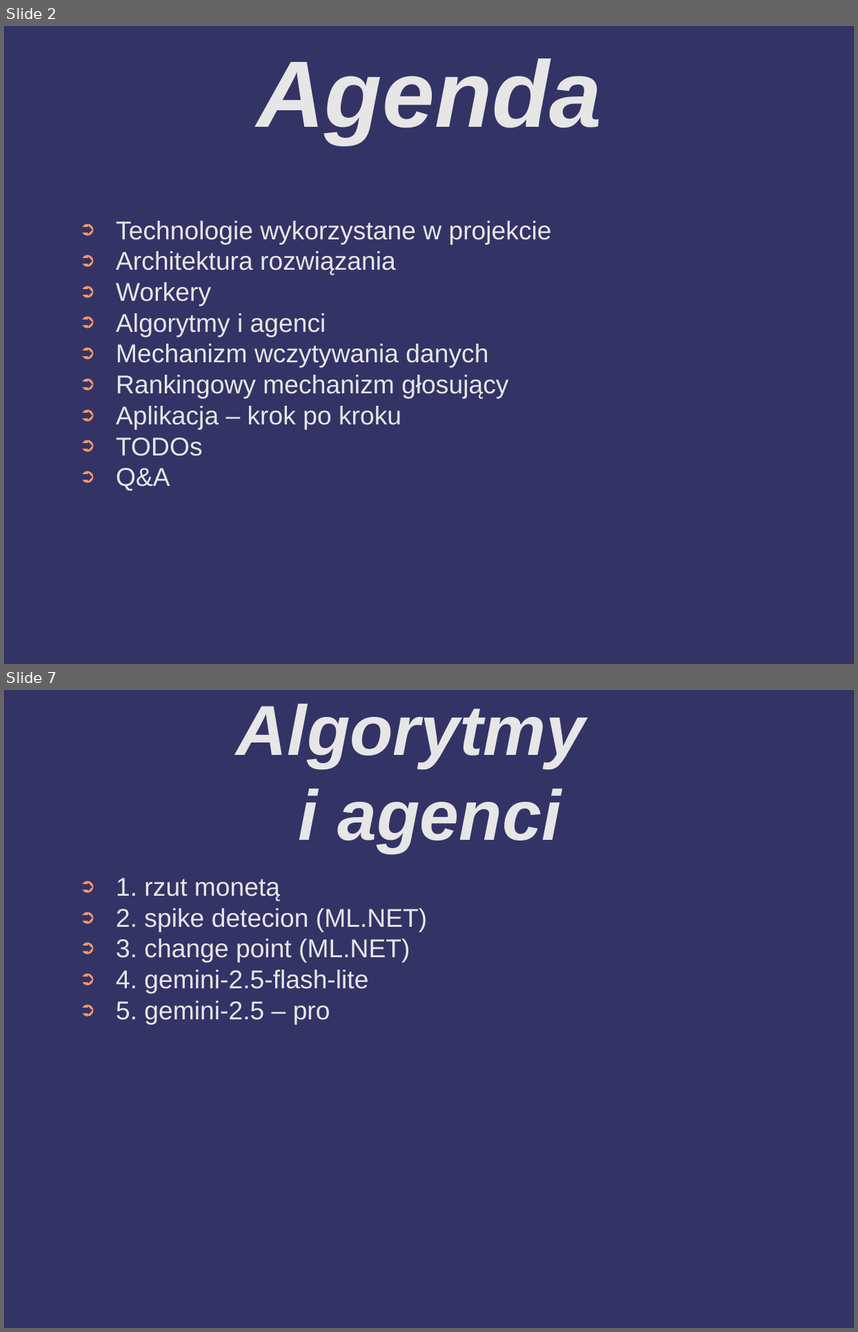
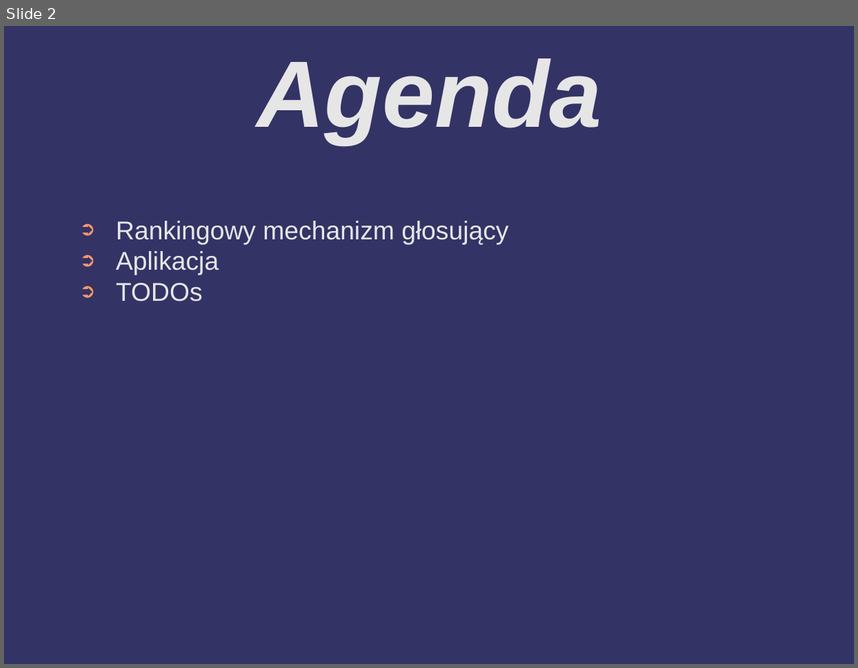
Before and after one commit to barimale/HackNation2025-anomaly-detector, a slide deck: presentation/hackNation2025 - prezentacja - Mateusz Wolnica.odp. Shown one above the other, each under a label of ours: slides 2 and 7 before the commit, slide 2 after it; the slides between them are not shown. The pictures are 858x1332 and 858x668 pixels, drawn with LibreOffice and Linux fonts; fonts in the diff are those of the drawing; background and template pictures are left out. Boxes give left, top, right and bottom in pixels: in the first picture for what was removed or moved away, otherwise in the second. Text is boxed around its words. In the diff, an @@ line names an element or a change of style, - is before the commit and + after.

```diff
--- a/presentation/hackNation2025 - prezentacja - Mateusz Wolnica.odp
+++ b/presentation/hackNation2025 - prezentacja - Mateusz Wolnica.odp
@@ slide 7 removed at (x1=4, y1=690, x2=854, y2=1328), background #333366 @@
@@ title removed at (x1=237, y1=704, x2=586, y2=852) @@
-Algorytmy
-i agenci
@@ text removed at (x1=116, y1=878, x2=427, y2=1025) @@
-➲ 1. rzut monetą
-➲ 2. spike detecion (ML.NET)
-➲ 3. change point (ML.NET)
-➲ 4. gemini-2.5-flash-lite
-➲ 5. gemini-2.5 – pro
@@ slide 2 changed as well @@
@@ text at (x1=116, y1=221, x2=552, y2=368): paragraphs removed @@
-➲ Technologie wykorzystane w projekcie
-➲ Architektura rozwiązania
-➲ Workery
-➲ Algorytmy i agenci
-➲ Mechanizm wczytywania danych
@@ text at (x1=116, y1=251, x2=219, y2=275): text changed @@
-➲ Aplikacja – krok po kroku
+➲ Aplikacja
@@ text at (x1=116, y1=468, x2=170, y2=490): paragraph removed @@
-➲ Q&A
```
Also in this commit, not shown: 2 other slides changed, 4 slides added, 12 other slides removed, 26 other files.
